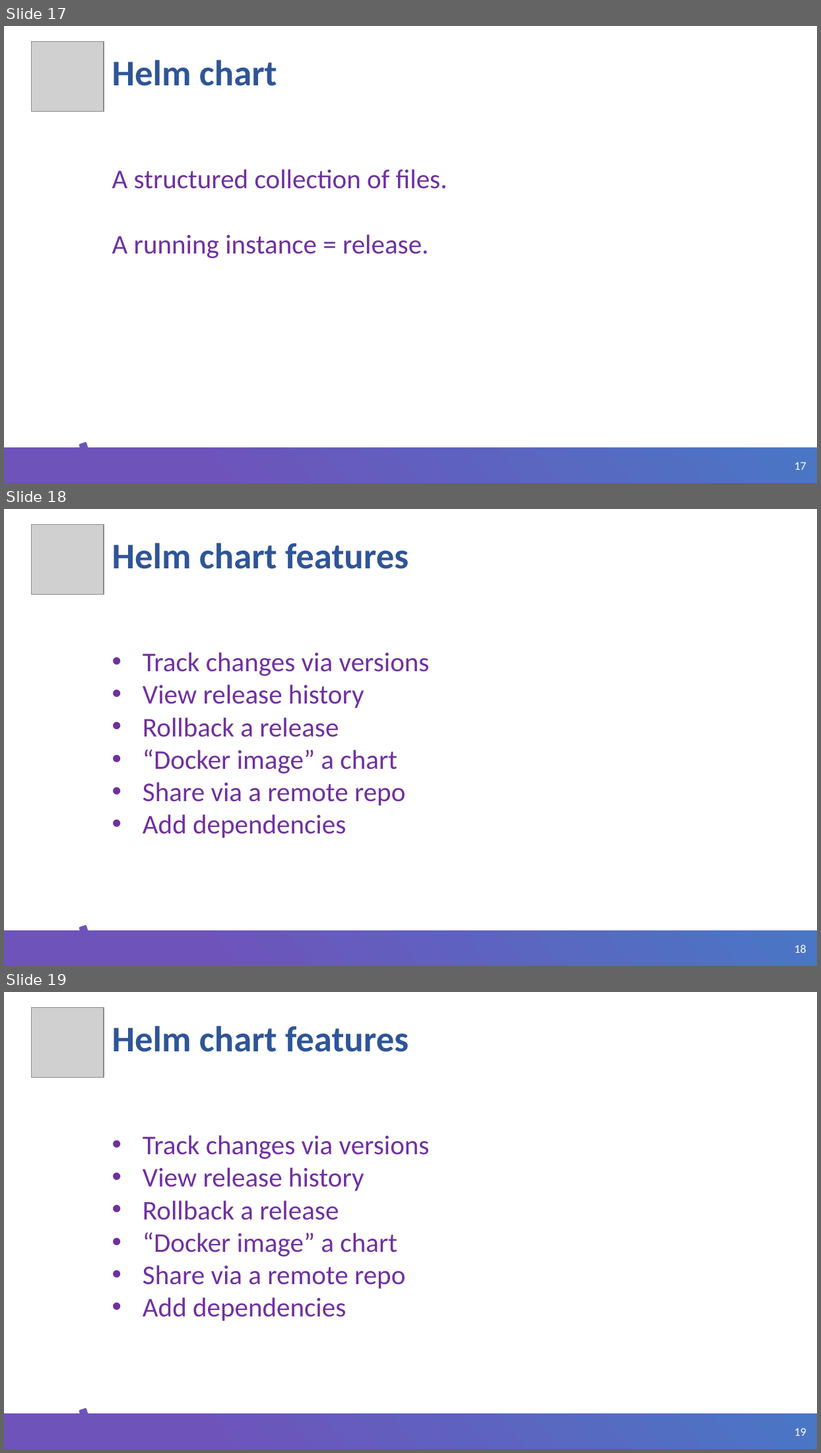
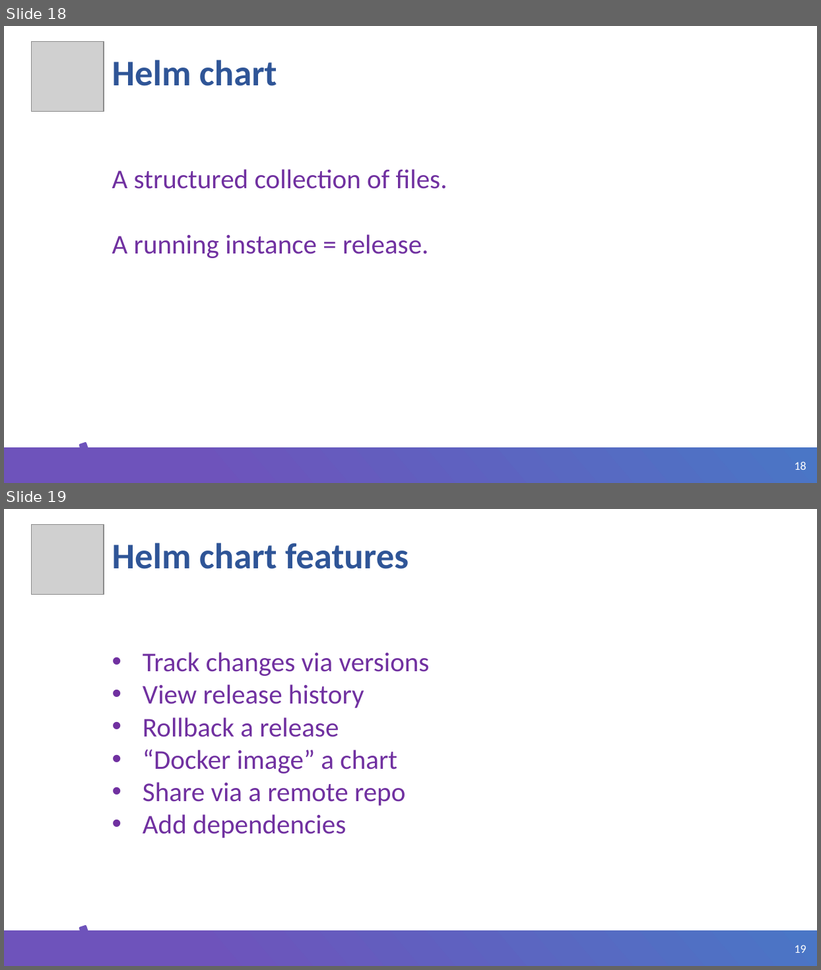
Before and after one commit to ybaryshnikova/extensions-meetup, a slide deck: Kubernetes CRD Helm.pptx. Shown one above the other, each under a label of ours: slides 17, 18 and 19 before the commit, slides 18 and 19 after it. The pictures are 821x1453 and 821x970 pixels, drawn with LibreOffice and Linux fonts; fonts in the diff are those of the drawing; grey boxes stand for pictures; background and template pictures are left out. Boxes give left, top, right and bottom in pixels: in the first picture for what was removed or moved away, otherwise in the second. Text is boxed around its words. In the diff, an @@ line names an element or a change of style, - is before the commit and + after.

```diff
--- a/Kubernetes CRD Helm.pptx
+++ b/Kubernetes CRD Helm.pptx
@@ slide 18 removed at box(4, 509, 817, 966), background #FFFFFF; not listed: 3 template elements that a slide beside it also shows @@
@@ picture removed at box(32, 524, 104, 594) @@
@@ title removed at box(112, 543, 409, 569) @@
-Helm chart features
@@ text removed at box(143, 652, 430, 838) @@
-• Track changes via versions
-• View release history
-• Rollback a release
-• “Docker image” a chart
-• Share via a remote repo
-• Add dependencies
@@ what was slide 17 is now slide 18 @@
@@ page number at box(795, 462, 807, 470): text changed @@
-17
+18
```
Also in this commit, not shown: 3 slides changed, 1 slide added, 1 other file.
